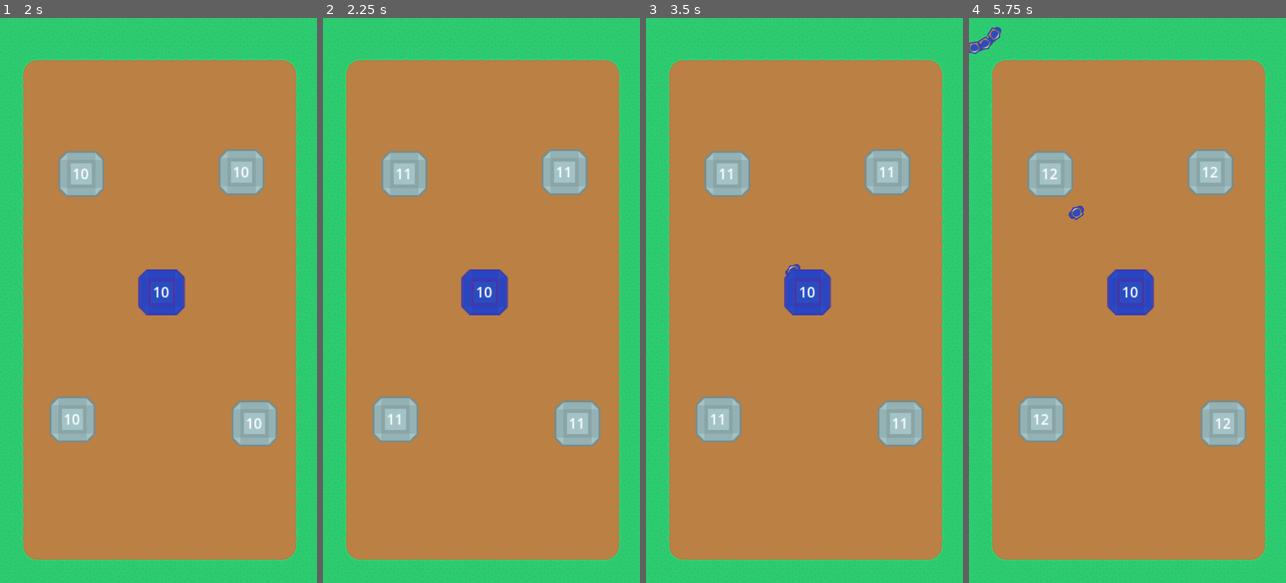
Above: before the commit, frames 1-4 (left to right).
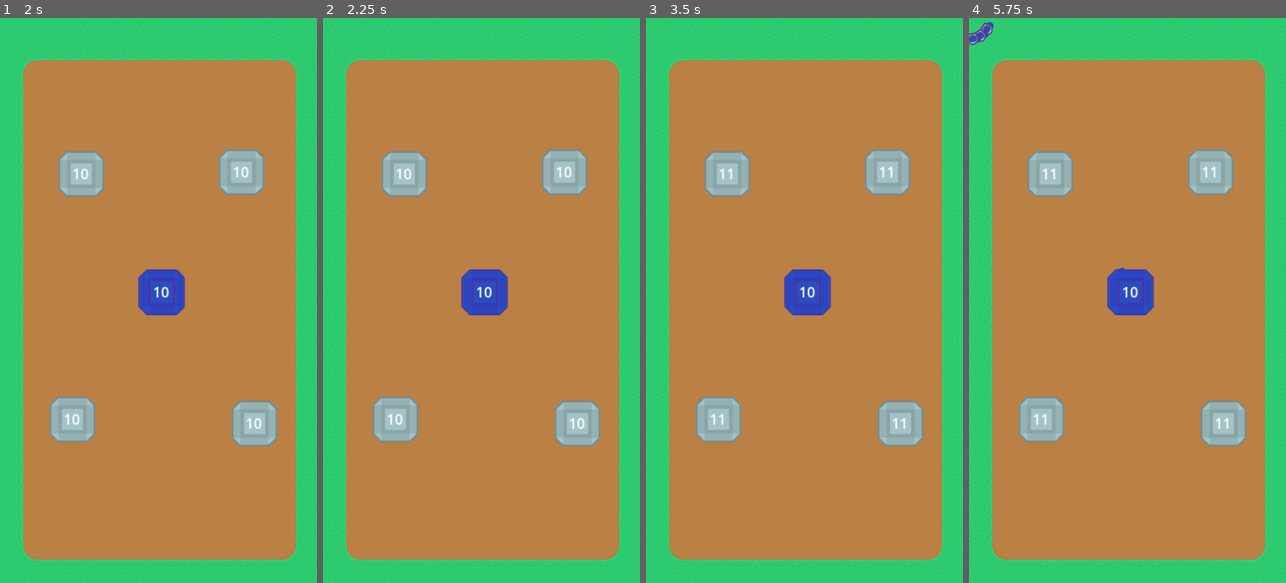
Above: after the commit, the same moments.

Repository: paularolim/tower-defense-godot
Game: Godot game, scene res://scenes/levels/level_1.tscn
The game is run twice, just before and just after one commit, with the same random seed, the same clock (stepped at 60 frames per second) and the same inputs.
Inputs (mouse positions are in pixels of both pictures, inside the frame that each line leads up to):
- Up to frame 1 (2 s): tap Enter at 0.5 s; move the mouse to (161, 294) at 0.52 s; click (161, 294) at 0.67 s; tap Space at 1.25 s; move the mouse to (82, 176) at 1.27 s; click (82, 176) at 1.42 s
- Up to frame 2 (2.25 s): tap Enter at 2 s; move the mouse to (563, 170) at 2.02 s; click (563, 170) at 2.17 s
- Up to frame 3 (3.5 s): tap Space at 2.75 s; move the mouse to (899, 424) at 2.77 s; click (899, 424) at 2.92 s
- Up to frame 4 (5.75 s): tap Enter at 3.5 s; move the mouse to (1041, 419) at 3.52 s; click (1041, 419) at 3.67 s; move the mouse to (1032, 215) at 4.27 s; click (1032, 215) at 4.42 s; move the mouse to (1143, 300) at 5.02 s; click (1143, 300) at 5.17 s

Frame 1 is identical in both runs. In frame 2, 0.1% of the frame differs, in the area x 22-83%, y 26-73%; in frame 3, less than 0.1%; in frame 4, 0.6%, in the area x 0-83%, y 0-73%.

Commit message:
feat: add pawn follower layer

Diff:
--- a/scenes/characters/pawn.gd
+++ /dev/null
@@ -1,16 +0,0 @@
-extends CharacterBody2D
-
-const MOVE_SPEED = 60.0
-
-@onready var path_2d : Path2D = get_parent().get_parent()
-@onready var path_follow : PathFollow2D = get_parent()
-
-func _physics_process(delta: float) -> void:
-	path_follow.progress += MOVE_SPEED * delta
-	var max_progress = path_2d.curve.get_baked_length()
-
-	var round_total_progress = snapped(max_progress, 0.1)
-	var round_current_progress = snapped(path_follow.progress, 0.1)
-
-	if round_current_progress >= round_total_progress - 1:
-		queue_free()
--- a/scenes/characters/pawn.tscn
+++ /dev/null
@@ -1,17 +0,0 @@
-[gd_scene load_steps=4 format=3 uid="uid://cehyj0n553bmm"]
-
-[ext_resource type="Texture2D" uid="uid://djsj21niejkns" path="res://assets/pawns/pawn_blue.png" id="1_0hwp6"]
-[ext_resource type="Script" path="res://scenes/characters/pawn.gd" id="1_4ralr"]
-
-[sub_resource type="CapsuleShape2D" id="CapsuleShape2D_gocdq"]
-radius = 8.0
-height = 28.0
-
-[node name="Pawn" type="CharacterBody2D"]
-script = ExtResource("1_4ralr")
-
-[node name="CollisionShape2D" type="CollisionShape2D" parent="."]
-shape = SubResource("CapsuleShape2D_gocdq")
-
-[node name="Sprite2D" type="Sprite2D" parent="."]
-texture = ExtResource("1_0hwp6")
--- /dev/null
+++ b/scenes/characters/pawn_follower.gd
@@ -0,0 +1,24 @@
+extends PathFollow2D
+
+const MOVE_SPEED = 100.0
+const DAMAGE = 1
+
+var life = 1
+
+func _physics_process(delta: float) -> void:
+	progress += MOVE_SPEED * delta
+
+	# TODO: os personagens nao estao morrendo em todas as linhas
+	var max_progress = get_parent().curve.get_baked_length()
+	var round_total_progress = snapped(max_progress, 1)
+	var round_current_progress = snapped(progress, 1)
+	if (round_current_progress >= round_total_progress - 1):
+		queue_free()
+
+func hit() -> int:
+	return DAMAGE
+
+func take_damage(damage: int) -> void:
+	life -= damage
+	if life <= 0:
+		queue_free()
--- /dev/null
+++ b/scenes/characters/pawn_follower.tscn
@@ -0,0 +1,20 @@
+[gd_scene load_steps=4 format=3 uid="uid://dby145445hgxc"]
+
+[ext_resource type="Texture2D" uid="uid://djsj21niejkns" path="res://assets/pawns/pawn_blue.png" id="1_l3crw"]
+[ext_resource type="Script" path="res://scenes/characters/pawn_follower.gd" id="1_qejpp"]
+
+[sub_resource type="CapsuleShape2D" id="CapsuleShape2D_ll72f"]
+radius = 17.0
+height = 58.0
+
+[node name="PawnFollower" type="PathFollow2D"]
+script = ExtResource("1_qejpp")
+
+[node name="Body" type="CharacterBody2D" parent="."]
+
+[node name="Sprite2D" type="Sprite2D" parent="Body"]
+scale = Vector2(2, 2)
+texture = ExtResource("1_l3crw")
+
+[node name="CollisionShape2D" type="CollisionShape2D" parent="Body"]
+shape = SubResource("CapsuleShape2D_ll72f")
--- a/scenes/levels/game_controller.gd
+++ b/scenes/levels/game_controller.gd
@@ -44,12 +44,8 @@
 	curve.add_point(enemy_position)
 
 	var path2d = Path2D.new()
-	var path_follow = PathFollow2D.new()
 	add_child(path2d)
-	path2d.add_child(path_follow)
 	path2d.curve = curve
-	path_follow.h_offset = 0
-	path_follow.v_offset = 0
 	path2d.add_to_group("path")
 
 	var current_tower_id = current_tower.get_instance_id()
--- a/scenes/towers/tower.gd
+++ b/scenes/towers/tower.gd
@@ -32,7 +32,7 @@
 @export var skin_type: SKIN_TYPE
 @export var score : int
 
-@onready var pawn_scene : PackedScene = preload("res://scenes/characters/pawn.tscn")
+@onready var pawn_scene : PackedScene = preload("res://scenes/characters/pawn_follower.tscn")
 
 @onready var spawn_timer = $SpawnTimer
 @onready var life_timer = $LifeTimer
@@ -67,21 +67,33 @@
 		var paths = controller.paths[id]
 		for path_id in paths:
 			var path_instance = instance_from_id(path_id)
-			var path_follow_instance = path_instance.get_child(0)
-			spawn(path_follow_instance)
+			spawn(path_instance)
 
 func _on_life_timer_timeout() -> void:
 	update_life()
+
+func _on_body_entered(body: Node2D) -> void:
+	var is_mob = body.is_in_group("mob")
+	var is_enemy = skin_type != SKIN_TYPE.BLUE
+	print(body)
+	if is_mob && is_enemy && body.get_parent().has_method("hit"):
+		var damage = body.get_parent().hit()
+		score -= damage
+		print(body)
+		print("damage=",damage)
+		print("\n")
+		update_ui()
 
 func set_skin() -> void:
 	var current = skins[skin_type]
 	skin.texture = current.texture
 	path_color = current.color
 
-func spawn(path_follow_instance: PathFollow2D) -> void:
-	var instance = pawn_scene.instantiate()
-	instance.scale = Vector2(2, 2)
-	path_follow_instance.add_child(instance)
+func spawn(path_instance: Path2D) -> void:
+	var follower_instance = pawn_scene.instantiate()
+	var body = follower_instance.get_child(0)
+	body.add_to_group("mob")
+	path_instance.add_child(follower_instance)
 
 func update_life() -> void:
 	if path_quantity == 0:
--- a/scenes/towers/tower.tscn
+++ b/scenes/towers/tower.tscn
@@ -16,10 +16,10 @@
 shape = SubResource("RectangleShape2D_uuy3w")
 
 [node name="SpawnTimer" type="Timer" parent="."]
-wait_time = 2.0
+wait_time = 5.0
 
 [node name="LifeTimer" type="Timer" parent="."]
-wait_time = 2.0
+wait_time = 3.0
 
 [node name="UI" type="Control" parent="."]
 layout_mode = 3
@@ -36,6 +36,7 @@
 text = "00"
 horizontal_alignment = 1
 
+[connection signal="body_entered" from="." to="." method="_on_body_entered"]
 [connection signal="input_event" from="." to="." method="_on_input_event"]
 [connection signal="timeout" from="SpawnTimer" to="." method="_on_spawn_timer_timeout"]
 [connection signal="timeout" from="LifeTimer" to="." method="_on_life_timer_timeout"]
